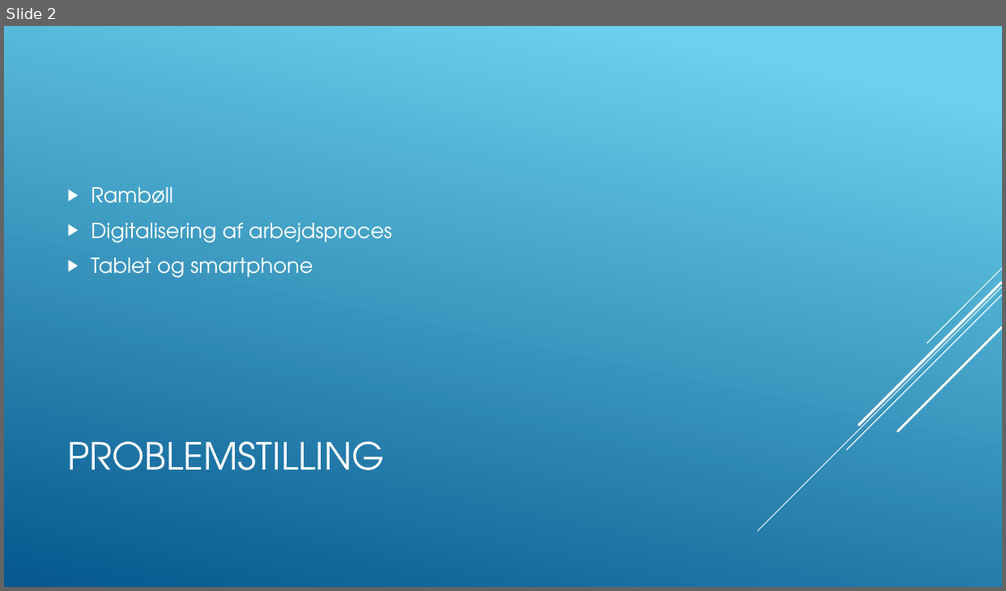
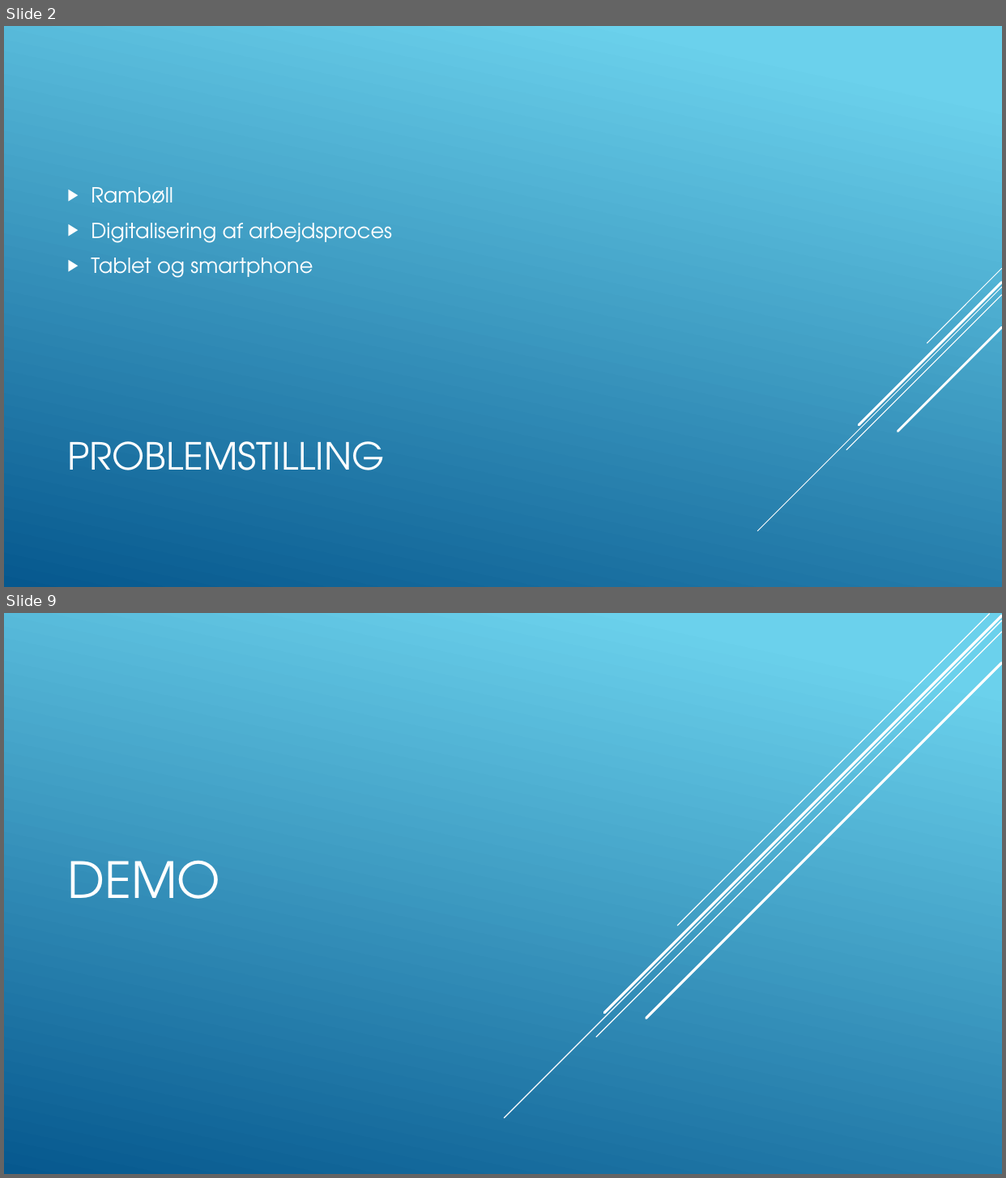
Before and after one commit to Msknudsen/Bachelor-TilsynRamboell-, a slide deck: Bachelor Præsentation.pptx. Shown one above the other, each under a label of ours: slide 2 before the commit, slides 2 and 9 after it; the slides between them are not shown. The pictures are 1006x591 and 1006x1178 pixels, drawn with LibreOffice and Linux fonts; fonts in the diff are those of the drawing. Boxes give left, top, right and bottom in pixels: in the first picture for what was removed or moved away, otherwise in the second. Text is boxed around its words. In the diff, an @@ line names an element or a change of style, - is before the commit and + after.

```diff
--- a/Bachelor Præsentation.pptx
+++ b/Bachelor Præsentation.pptx
@@ slide 9 added at <box>4,613,1002,1174</box>, background gradient #6ED2EB to #06588E @@
@@ line added from (1002, 620) to (504, 1118), #FFFFFF 1 pt @@
@@ line added from (1002, 632) to (596, 1037), #FFFFFF 1 pt @@
@@ line added from (1002, 616) to (604, 1013), #FFFFFF 2.5 pt @@
@@ line added from (989, 614) to (678, 926), #FFFFFF 1 pt @@
@@ line added from (1002, 663) to (646, 1019), #FFFFFF 2.5 pt @@
@@ title added at <box>67,860,220,899</box>, 48 pt, text #FFFFFF @@
+DEMO
```
Also in this commit, not shown: 5 slides changed, 2 other slides added, 1 slide removed.
